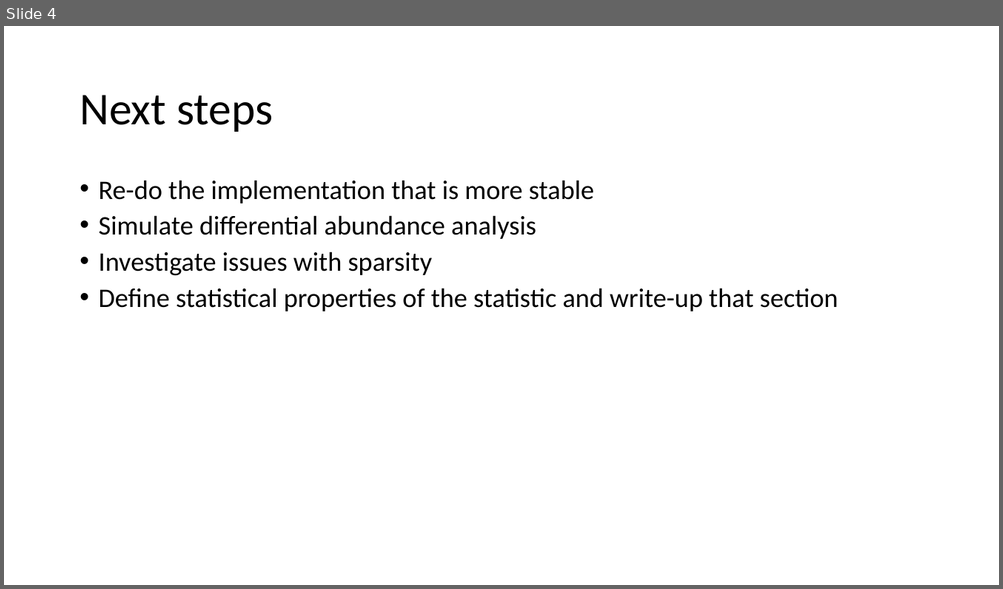
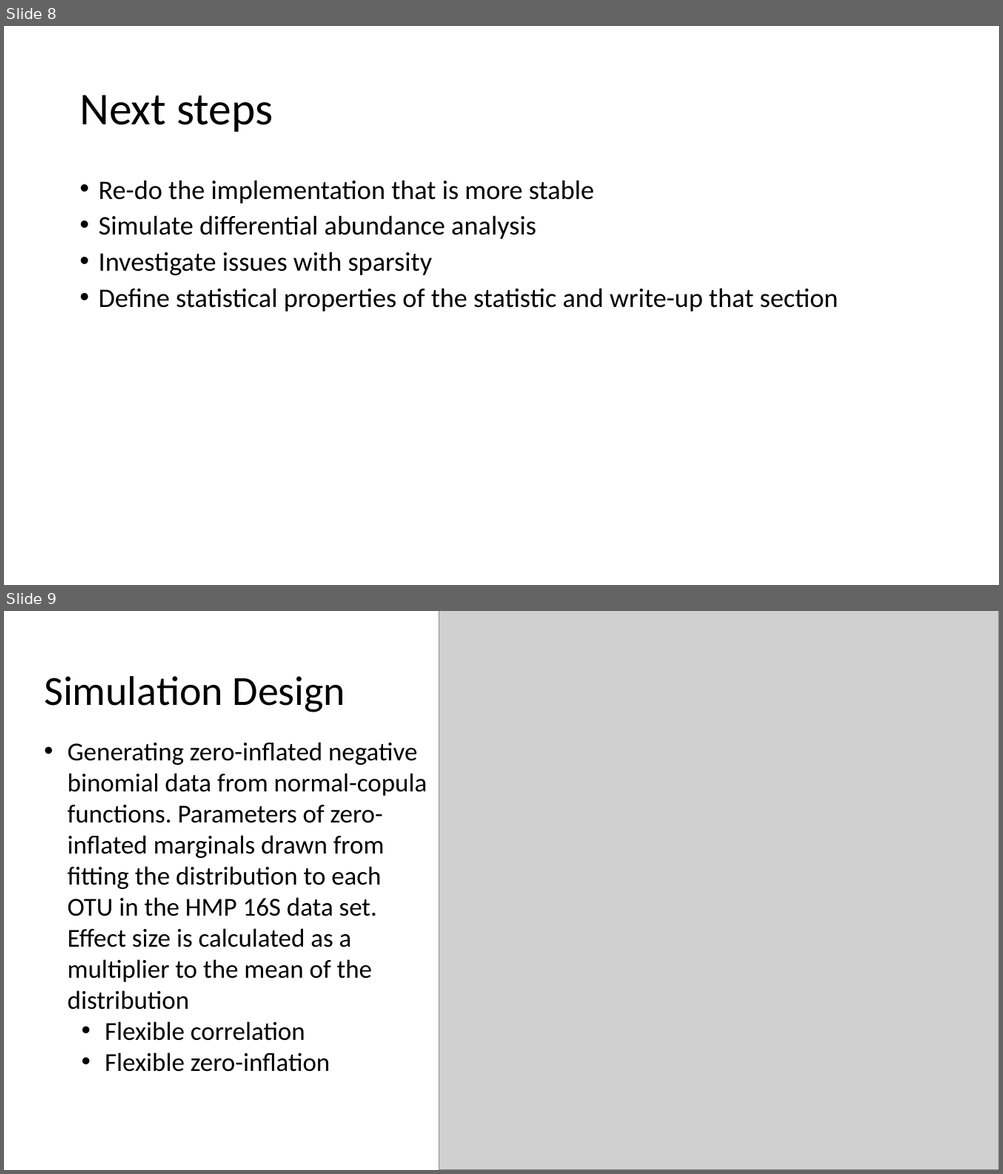
Before and after one commit to qpmnguyen/CBEA_analysis, a slide deck: docs/progress_report.pptx. Shown one above the other, each under a label of ours: slide 4 before the commit, slides 8 and 9 after it. The pictures are 1003x589 and 1003x1174 pixels, drawn with LibreOffice and Linux fonts; fonts in the diff are those of the drawing; grey boxes stand for pictures. Boxes give left, top, right and bottom in pixels: in the first picture for what was removed or moved away, otherwise in the second. Text is boxed around its words. In the diff, an @@ line names an element or a change of style, - is before the commit and + after.

```diff
--- a/docs/progress_report.pptx
+++ b/docs/progress_report.pptx
@@ slide 9 added at bbox=[4, 611, 999, 1170], background #FFFFFF @@
@@ picture added at bbox=[439, 611, 999, 1170] @@
@@ text added at bbox=[44, 676, 346, 712], 40 pt, text #000000 @@
+Simulation Design
@@ text added at bbox=[68, 742, 427, 1072], 25 pt, text #000000 @@
+• Generating zero-inflated negative binomial data from normal-copula functions. Parameters of zero-inflated marginals drawn from fitting the distribution to each OTU in the HMP 16S data set. Effect size is calculated as a multiplier to the mean of the distribution
+  • Flexible correlation
+  • Flexible zero-inflation
@@ what was slide 4 is now slide 8 @@
```
Also in this commit, not shown: 14 other slides added, 3 slides removed, 17 other files.
